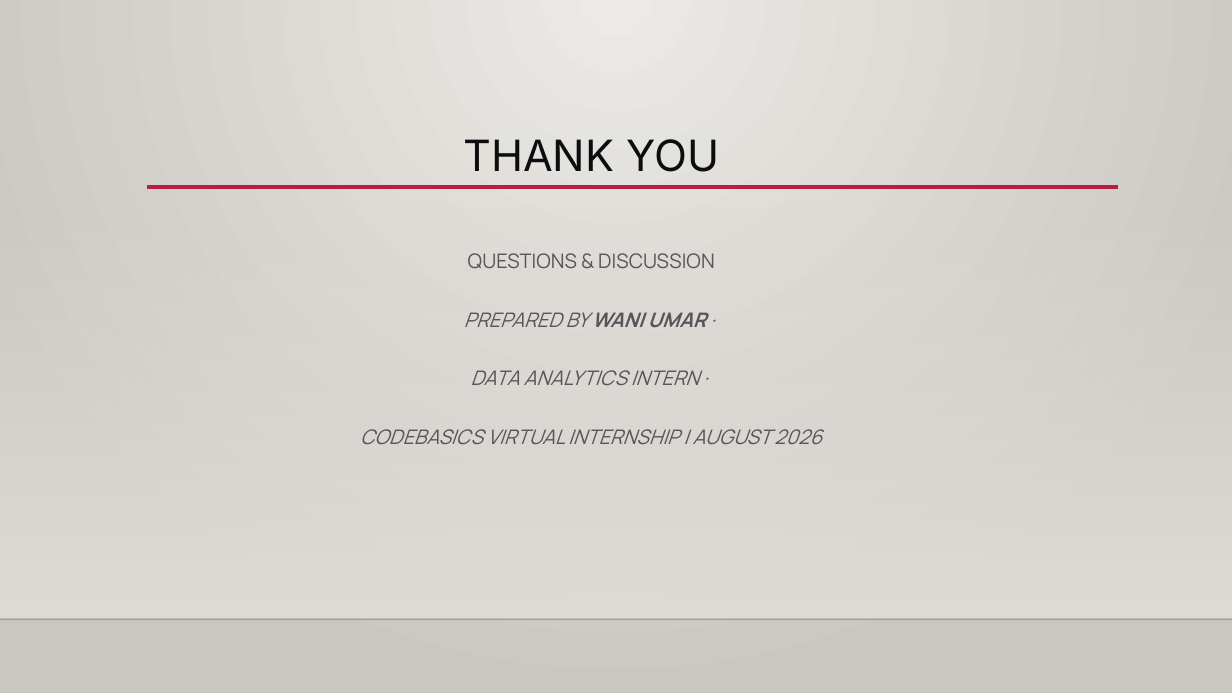
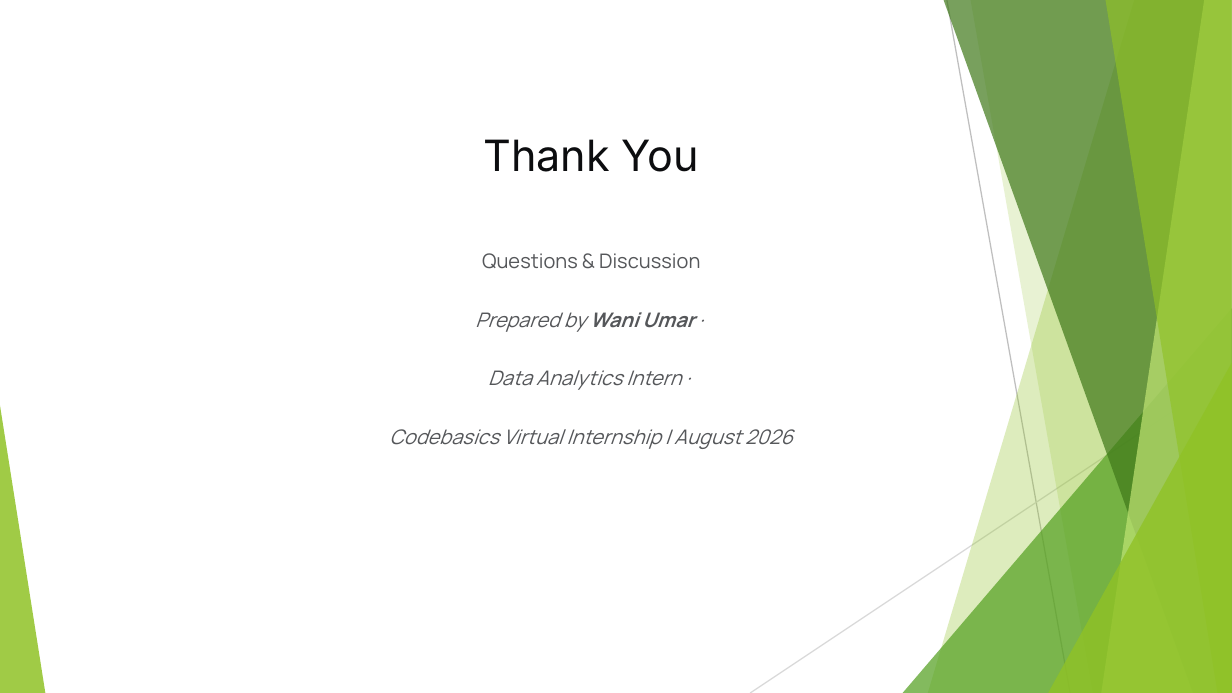
Before and after one commit to waniumer-analytics/Wavecon-Telecom-5G-Impact-Analysis-Power-BI-Dashboard, a slide deck: slide 11 of Wavecon-Telecom-5G-Business-Impact-Analysis.pptx. Drawn at 1232x693 pixels with LibreOffice and Linux fonts; fonts in the diff are those of the drawing; background and template pictures are left out. Boxes give left, top, right and bottom in pixels: in the first picture for what was removed or moved away, otherwise in the second. Text is boxed around its words. In the diff, an @@ line names an element or a change of style, - is before the commit and + after.

```diff
--- a/Wavecon-Telecom-5G-Business-Impact-Analysis.pptx
+++ b/Wavecon-Telecom-5G-Business-Impact-Analysis.pptx
@@ background gradient #ECEAE7 to #CAC7C1 to #FFFFFF @@
@@ title at (x1=389, y1=139, x2=793, y2=449): text changed @@
-THANK YOU
-QUESTIONS & DISCUSSION
-PREPARED BY WANI UMAR ·
-DATA ANALYTICS INTERN ·
-CODEBASICS VIRTUAL INTERNSHIP | AUGUST 2026
+Thank You
+Questions & Discussion
+Prepared by Wani Umar ·
+Data Analytics Intern ·
+Codebasics Virtual Internship | August 2026
@@ rectangle removed at (x1=0, y1=205, x2=1232, y2=620) @@
@@ line removed from (147, 186) to (1117, 186) @@
@@ group added at (x1=0, y1=0, x2=1232, y2=693): 5 freeform shapes, 3 triangles, 2 lines @@
@@ line removed from (0, 620) to (1232, 620) @@
```
Also in this commit, not shown: 10 other slides changed.
